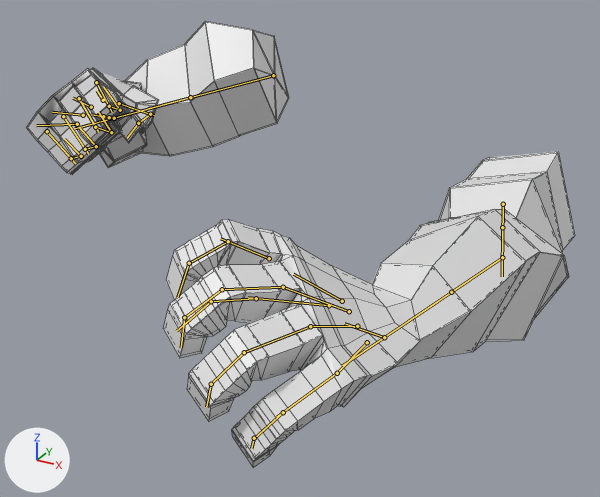
Two versions of the FBX model Assets/GhostPuncher/sk_fp_arms_charge_windup.fbx, one commit apart.
One viewpoint serves both versions: a 50 mm camera at (0.473, -1.059, 0.21) aimed at (0.041, -0.273, -0.183). Every picture has the same lights, and +X, +Y and +Z are marked at lower left. The picture after the commit comes second. Both versions are drawn at frame 21 of the action 'Scene'; the numbers are the values there. The bones that change, and the others that lie on the model, are drawn over the model as lines. Mesh edges are drawn as thin lines.

Objects in the first picture: 'NEW ARM'.
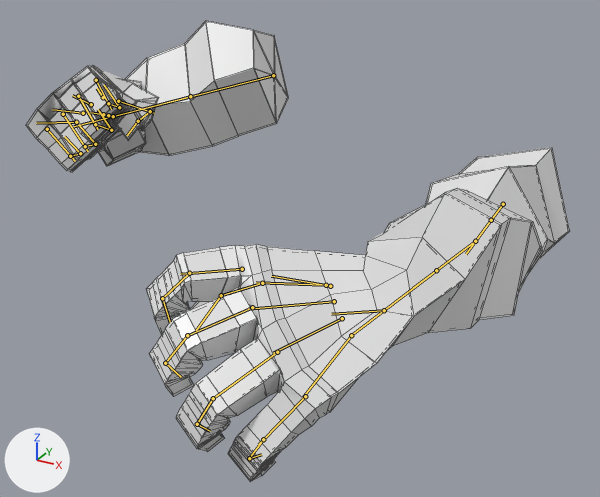
What differs and where, as boxes [x1, y1, x2, y2] in the pictures (600 x 497 px):
```json
{"object": "NEW ARM", "change": "posed", "before": [27, 21, 575, 468], "after": [26, 21, 570, 481]}
{"bone": "DEF-upper_arm.L", "before": "(503, 204) to (502, 241)", "after": "(503, 204) to (484, 229)"}
{"bone": "DEF-upper_arm.L.001", "before": "(502, 227) to (502, 276)", "after": "(491, 220) to (466, 254)"}
{"bone": "DEF-forearm.L", "before": "(502, 257) to (420, 313)", "after": "(475, 241) to (413, 288)"}
{"bone": "DEF-forearm.L.001", "before": "(451, 292) to (342, 365)", "after": "(436, 270) to (351, 335)"}
{"bone": "DEF-hand.L", "before": "(384, 337) to (344, 323)", "after": "(384, 310) to (331, 314)"}
```

Scene script edits in JSON lines:
```json
{"block": "bone_def_upper_arm_l", "where": "bone_def_upper_arm_l = bpy.data.objects['NEW RIGRIG'].pose.bones['DEF-upper_arm.L']  # child of 'DEF-shoulder.L'"}
{"op": "set", "path": "bone_def_upper_arm_l.rotation_quaternion", "old": "(0.763, 0.647, 0.0, 0.024)", "new": "(0.725, 0.688, 0.0, 0.038)", "note": "degrees (81, -2, 2) -> degrees (87, -3, 3)"}
{"block": "bone_def_upper_arm_l_001", "where": "bone_def_upper_arm_l_001 = bpy.data.objects['NEW RIGRIG'].pose.bones['DEF-upper_arm.L.001']  # child of 'DEF-upper_arm.L'"}
{"op": "set", "path": "bone_def_upper_arm_l_001.location", "old": "(0.0, 0.0, 0.0)", "new": "(0.0, 0.001, 0.0)"}
{"op": "set", "path": "bone_def_upper_arm_l_001.rotation_quaternion", "old": "(0.995, 0.0, 0.098, 0.0)", "new": "(0.989, 0.0, 0.151, 0.0)", "note": "degrees (0, 11, 0) -> degrees (0, 17, 0)"}
{"block": "bone_def_forearm_l", "where": "bone_def_forearm_l = bpy.data.objects['NEW RIGRIG'].pose.bones['DEF-forearm.L']  # child of 'DEF-upper_arm.L'"}
{"op": "set", "path": "bone_def_forearm_l.location", "old": "(0.0, 0.0, 0.0)", "new": "(0.0, 0.002, -0.001)"}
{"op": "set", "path": "bone_def_forearm_l.rotation_quaternion", "old": "(0.981, -0.011, 0.183, -0.07)", "new": "(0.948, -0.111, 0.288, -0.076)", "note": "degrees (-3, 21, -9) -> degrees (-17, 32, -14)"}
{"block": "bone_def_forearm_l_001", "where": "bone_def_forearm_l_001 = bpy.data.objects['NEW RIGRIG'].pose.bones['DEF-forearm.L.001']  # child of 'DEF-forearm.L'"}
{"op": "set", "path": "bone_def_forearm_l_001.location", "old": "(0.0, 0.0, 0.0)", "new": "(0.0, 0.001, 0.0)"}
{"op": "set", "path": "bone_def_forearm_l_001.rotation_quaternion", "old": "(0.996, 0.0, -0.092, 0.0)", "new": "(0.985, 0.0, -0.171, 0.0)", "note": "degrees (0, -11, 0) -> degrees (0, -20, 0)"}
{"block": "bone_def_hand_l", "where": "bone_def_hand_l = bpy.data.objects['NEW RIGRIG'].pose.bones['DEF-hand.L']  # child of 'DEF-forearm.L'"}
{"op": "set", "path": "bone_def_hand_l.location", "old": "(0.0, 0.0, 0.0)", "new": "(0.0, 0.003, 0.0)"}
{"op": "set", "path": "bone_def_hand_l.rotation_quaternion", "old": "(0.921, 0.248, -0.175, 0.244)", "new": "(0.862, 0.4, -0.312, 0.019)", "note": "degrees (25, -26, 24) -> degrees (54, -34, -15)"}
```
